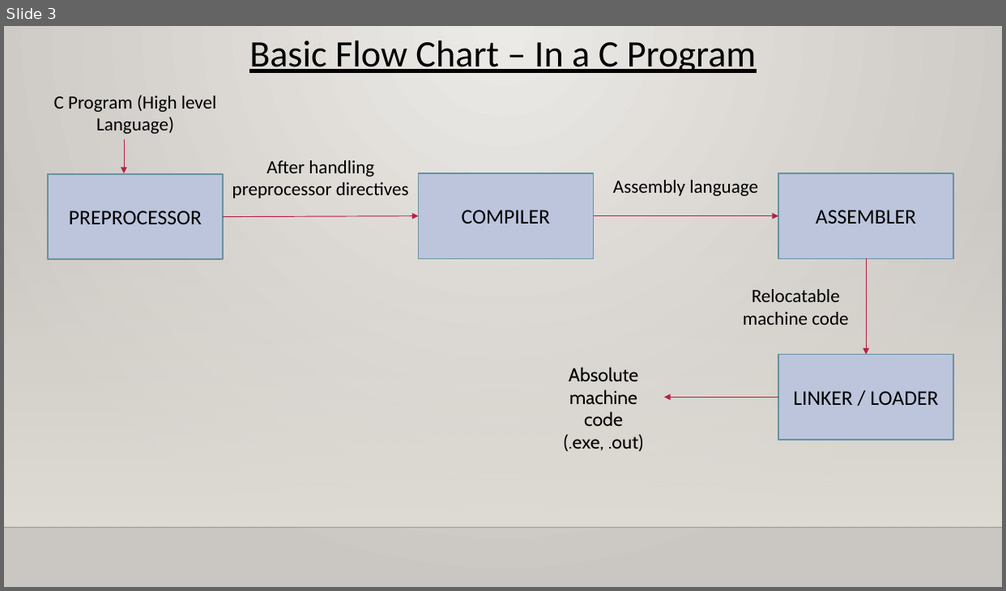
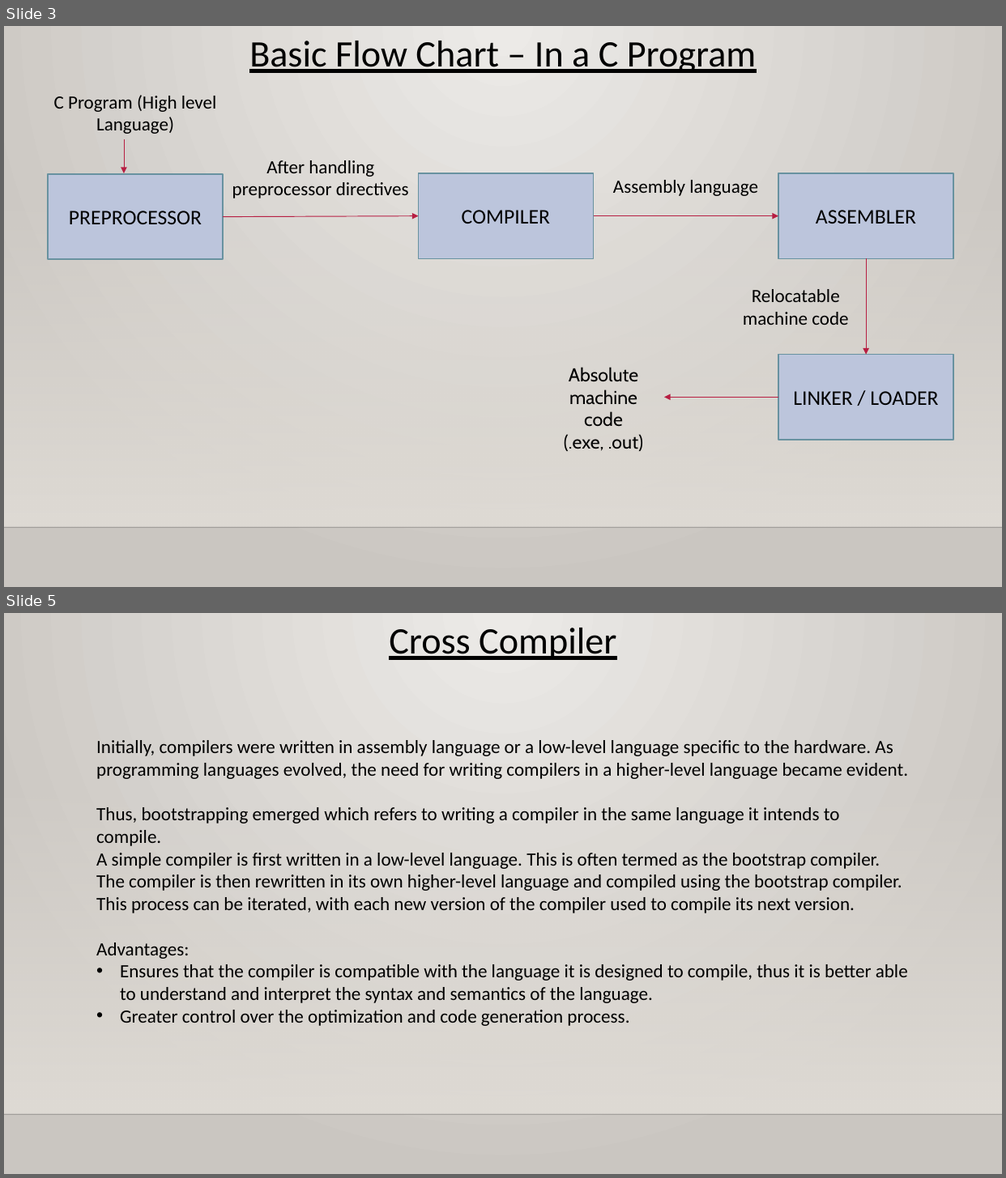
Before and after one commit to ishika52/compilers, a slide deck: koss selection task.pptx. Shown one above the other, each under a label of ours: slide 3 before the commit, slides 3 and 5 after it; the slides between them are not shown. The pictures are 1006x591 and 1006x1178 pixels, drawn with LibreOffice and Linux fonts; fonts in the diff are those of the drawing; background and template pictures are left out. Boxes give left, top, right and bottom in pixels: in the first picture for what was removed or moved away, otherwise in the second. Text is boxed around its words. In the diff, an @@ line names an element or a change of style, - is before the commit and + after.

```diff
--- a/koss selection task.pptx
+++ b/koss selection task.pptx
@@ slide 5 added at [4,613,1002,1174], background gradient #ECEAE7 to #CAC7C1; not listed: 2 template elements that a slide beside it also shows @@
@@ text added at [389,628,616,660], 36 pt, text #000000, underline @@
+Cross Compiler
@@ text added at [96,740,908,1026], 18 pt, text #000000 @@
+Initially, compilers were written in assembly language or a low-level language specific to the hardware. As programming languages evolved, the need for writing compilers in a higher-level language became evident.
+Thus, bootstrapping emerged which refers to writing a compiler in the same language it intends to compile.
+A simple compiler is first written in a low-level language. This is often termed as the bootstrap compiler. The compiler is then rewritten in its own higher-level language and compiled using the bootstrap compiler. This process can be iterated, with each new version of the compiler used to compile its next version.
+Advantages:
+• Ensures that the compiler is compatible with the language it is designed to compile, thus it is better able to understand and interpret the syntax and semantics of the language.
+• Greater control over the optimization and code generation process.
```
Also in this commit, not shown: 1 slide changed, 5 other slides added, 1 slide removed.
